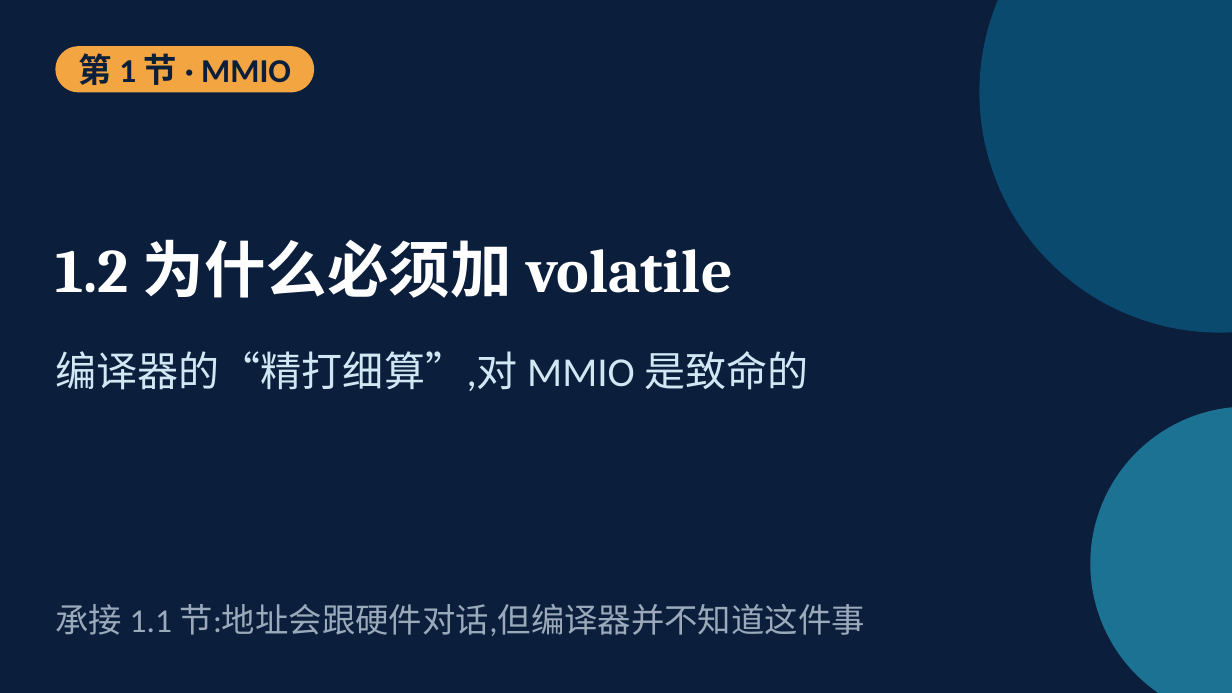
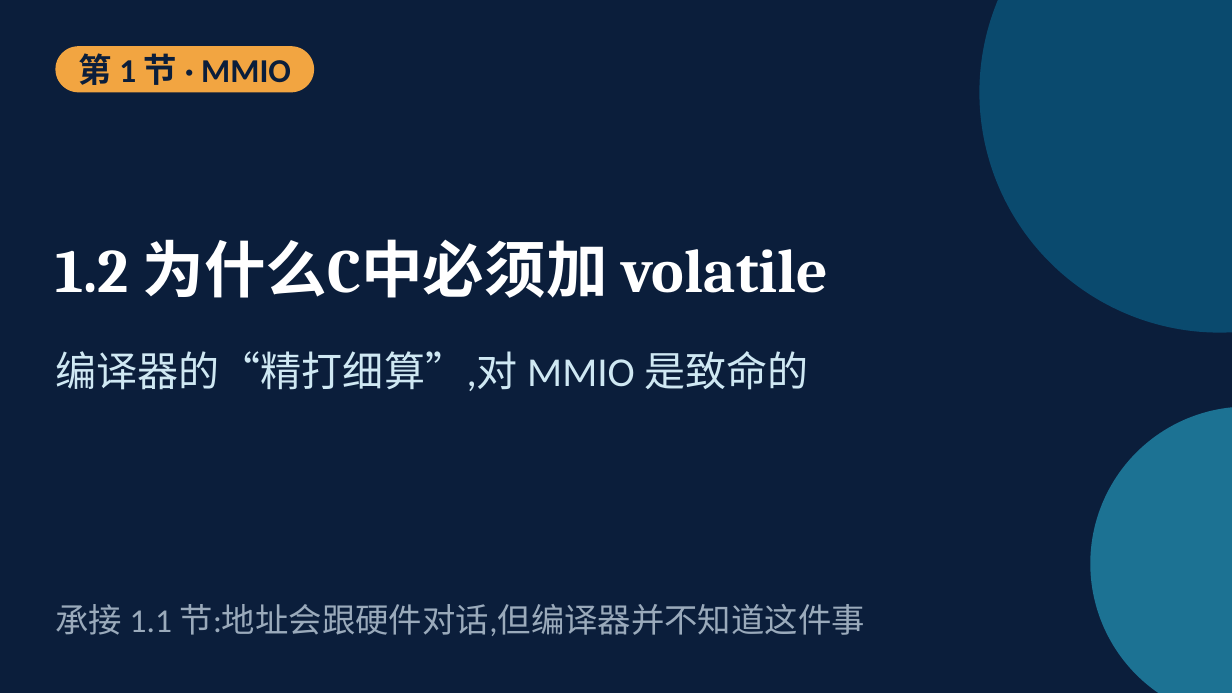
Before and after one commit to cxi218447-byte/miniOS, a slide deck: slide 6 of docs/08/第08次课_UART驱动与sys_write教材PPT.pptx. Drawn at 1232x693 pixels with LibreOffice and Linux fonts; fonts in the diff are those of the drawing. Boxes give left, top, right and bottom in pixels: in the first picture for what was removed or moved away, otherwise in the second. Text is boxed around its words. In the diff, an @@ line names an element or a change of style, - is before the commit and + after.

```diff
--- a/docs/08/第08次课_UART驱动与sys_write教材PPT.pptx
+++ b/docs/08/第08次课_UART驱动与sys_write教材PPT.pptx
@@ text at (55, 239, 829, 298): text changed @@
-1.2 为什么必须加 volatile
+1.2 为什么C中必须加 volatile
```
Also in this commit, not shown: 6 other slides changed, 10 slides added, 4 slides removed, 3 other files.
